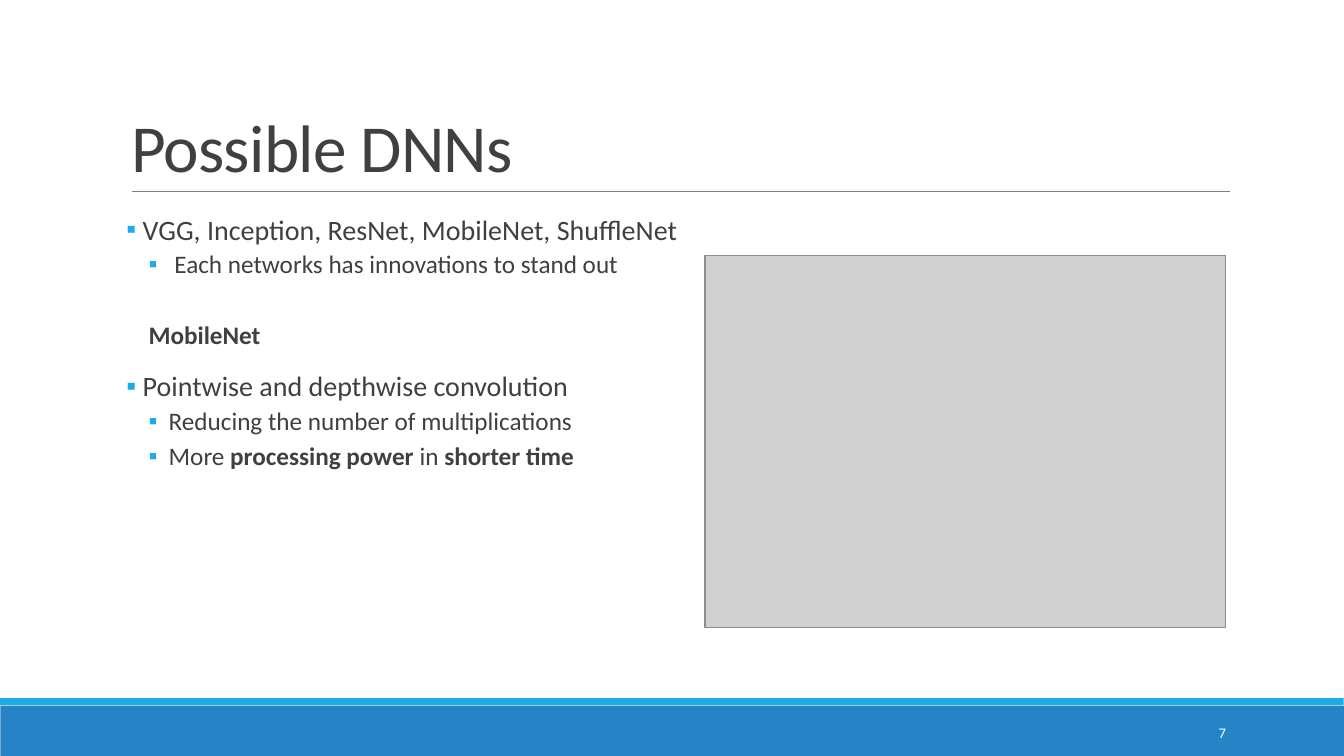
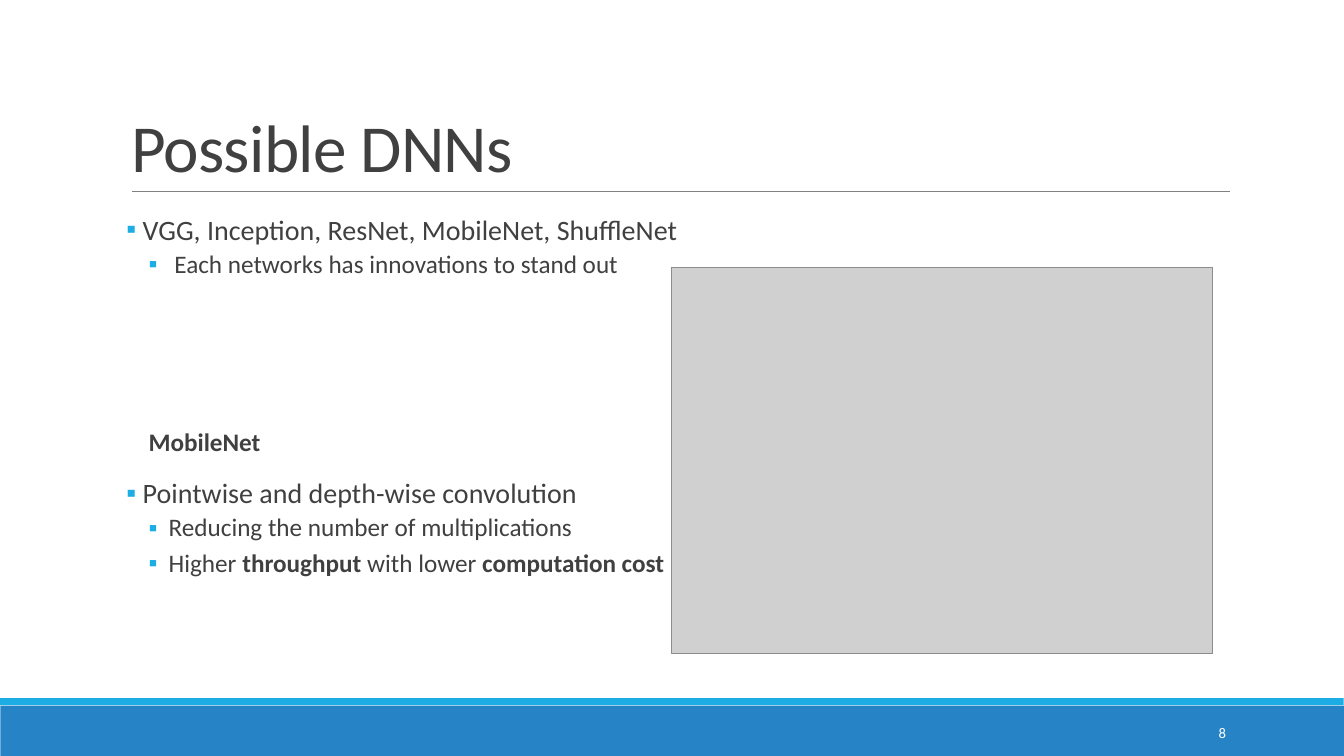
Before and after one commit to ITU-AI-ML-in-5G-Challenge/ITU-ML5G-PS-007-Aaronica, a slide deck: slide 8 of Presentation/GrandFinale.pptx (slide 7 before the commit). Drawn at 1344x756 pixels with LibreOffice and Linux fonts; fonts in the diff are those of the drawing; grey boxes stand for pictures. Boxes give left, top, right and bottom in pixels: in the first picture for what was removed or moved away, otherwise in the second. Text is boxed around its words. In the diff, an @@ line names an element or a change of style, - is before the commit and + after.

```diff
--- a/Presentation/GrandFinale.pptx
+++ b/Presentation/GrandFinale.pptx
@@ picture: place and size @@
-picture at [705, 256, 1226, 628]
+picture at [673, 267, 1213, 653]
@@ text at [143, 483, 576, 508]: text changed @@
-▪ Pointwise and depthwise convolution
+▪ Pointwise and depth-wise convolution
@@ text at [169, 554, 664, 577]: text changed @@
-  ▪ More processing power in shorter time
+  ▪ Higher throughput with lower computation cost
@@ page number at [1219, 728, 1226, 738]: text changed @@
-7
+8
```
Also in this commit, not shown: 8 other slides changed, 2 slides added, 1 other file.
